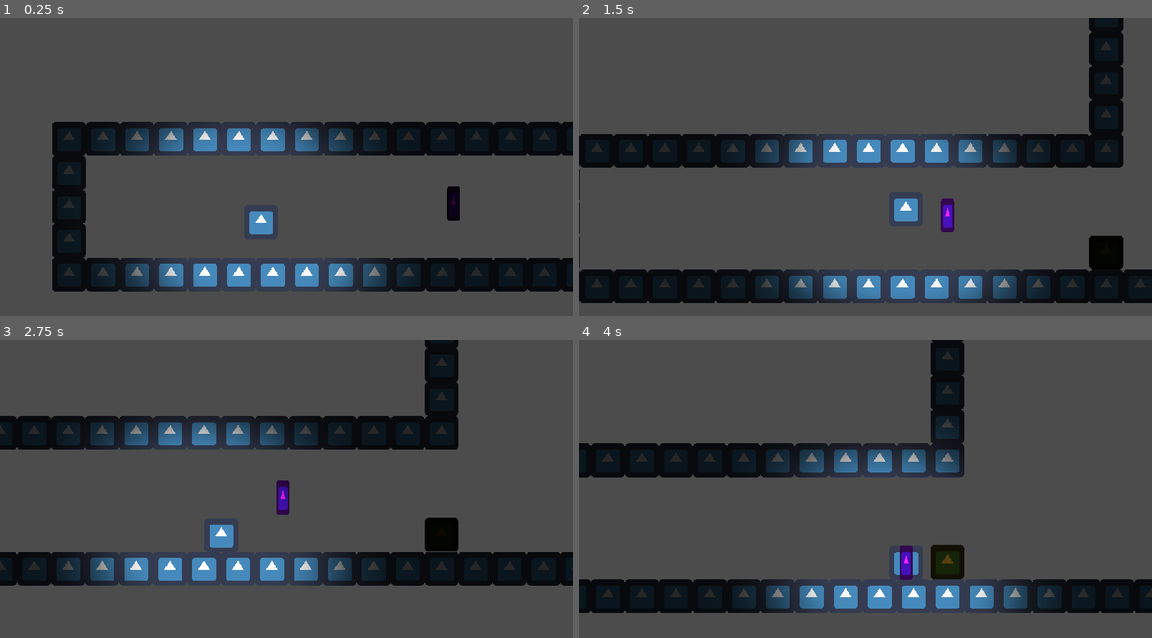
Above: before the commit, frames 1-4 (two rows, left to right).
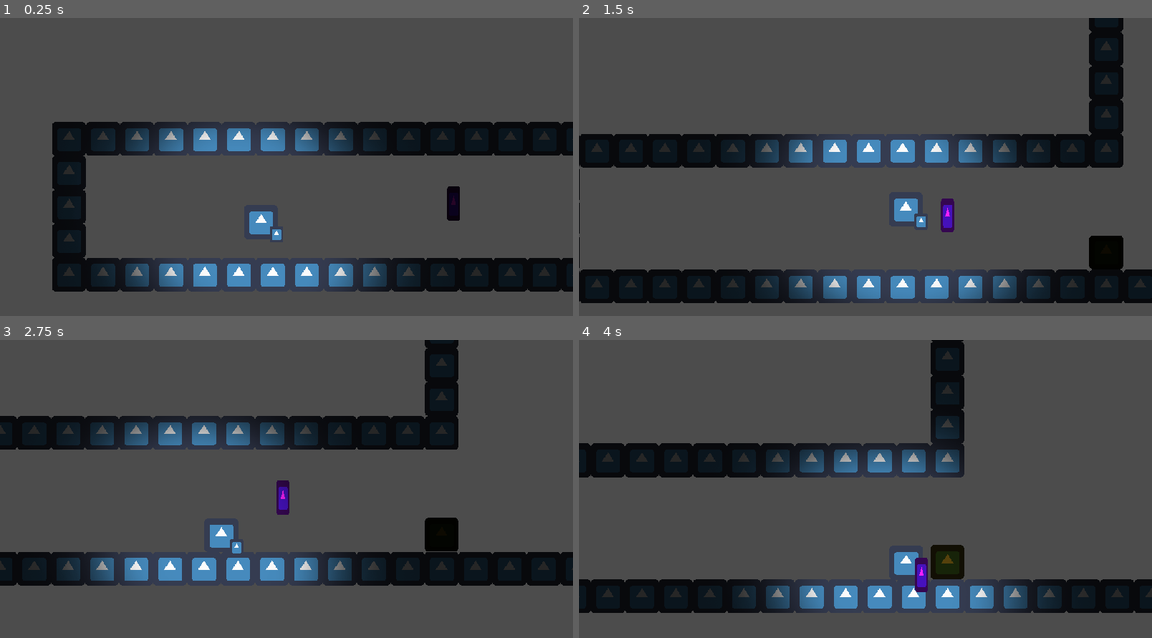
Above: after the commit, the same moments.

Repository: Juankadev/GGJ_2023
Game: Godot game, scene res://MainScene.tscn
Same seed, same stepped clock (60 frames per second), same inputs: the game is played once before the commit and once after it. The engine's default icon, where the game draws it, is replaced by a stand-in: a white triangle on a blue panel in a dark square.
Inputs:
- Up to frame 1 (0.25 s): no input
- Up to frame 2 (1.5 s): hold F (grab) 0.53-1.28 s; hold Right (move_right) from 0.53 s (still down); tap Space (jump) at 0.77 s; tap F (grab) at 1.35 s
- Up to frame 3 (2.75 s): tap Space (jump) at 1.52 s; release Right (move_right) at 2.03 s; hold Left (move_left) from 2.03 s (still down); hold F (grab) from 2.03 s (still down)
- Up to frame 4 (4 s): release Left (move_left) at 2.78 s; release F (grab) at 2.78 s; hold Right (move_right) from 2.78 s (still down); tap F (grab) at 2.85 s; tap Space (jump) at 3.02, 3.77 s; hold F (grab) from 3.53 s (still down)

The runs differ from the first frame. In frame 1, less than 0.1% of the frame differs, in the area x 47-50%, y 69-75%; in frame 2, less than 0.1%; in frame 3, less than 0.1%; in frame 4, 0.5%, in the area x 56-61%, y 68-85%.

Commit message:
Collect Gem

Diff:
--- a/Gema.gd
+++ b/Gema.gd
@@ -2,10 +2,13 @@
 
 var agarrado=false
 var player
+onready var gema
 
 func _physics_process(delta):
+	gema = get_parent().get_parent().get_node("Player/posGema").global_position
 	if agarrado:
-		self.position=player.position
+		#var newpos = Vector2(player.position.x + 20, player.position.y - 40)
+		self.position=gema
 
 func _on_Gema_body_entered(body):
 	if body.get_name()=="Player":
--- a/MainScene.tscn
+++ b/MainScene.tscn
@@ -55,9 +55,6 @@
 
 [node name="Player" parent="." instance=ExtResource( 1 )]
 position = Vector2( 1738, -161 )
-__meta__ = {
-"_edit_group_": true
-}
 
 [node name="Camera2D" type="Camera2D" parent="Player"]
 position = Vector2( 48, 0 )
@@ -74,6 +71,11 @@
 texture_scale = 0.5
 range_z_min = -1028
 
+[node name="posGema" type="Sprite" parent="Player"]
+position = Vector2( 29, 23 )
+scale = Vector2( 0.390625, 0.484375 )
+texture = ExtResource( 2 )
+
 [node name="ParentBox2" parent="." instance=ExtResource( 7 )]
 position = Vector2( 9248, -672 )
 
